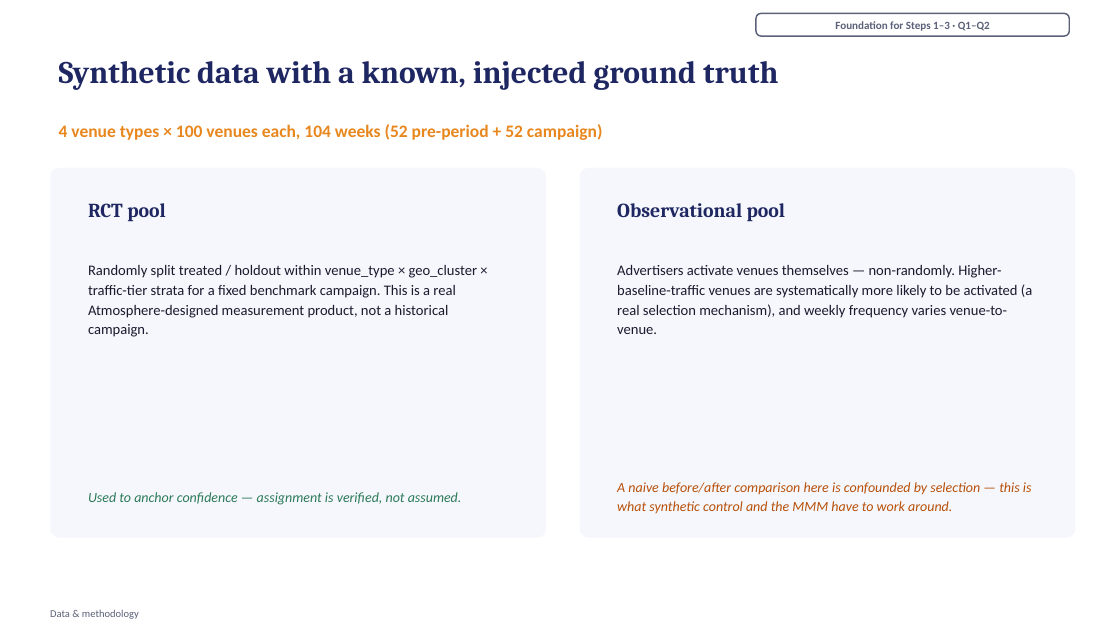
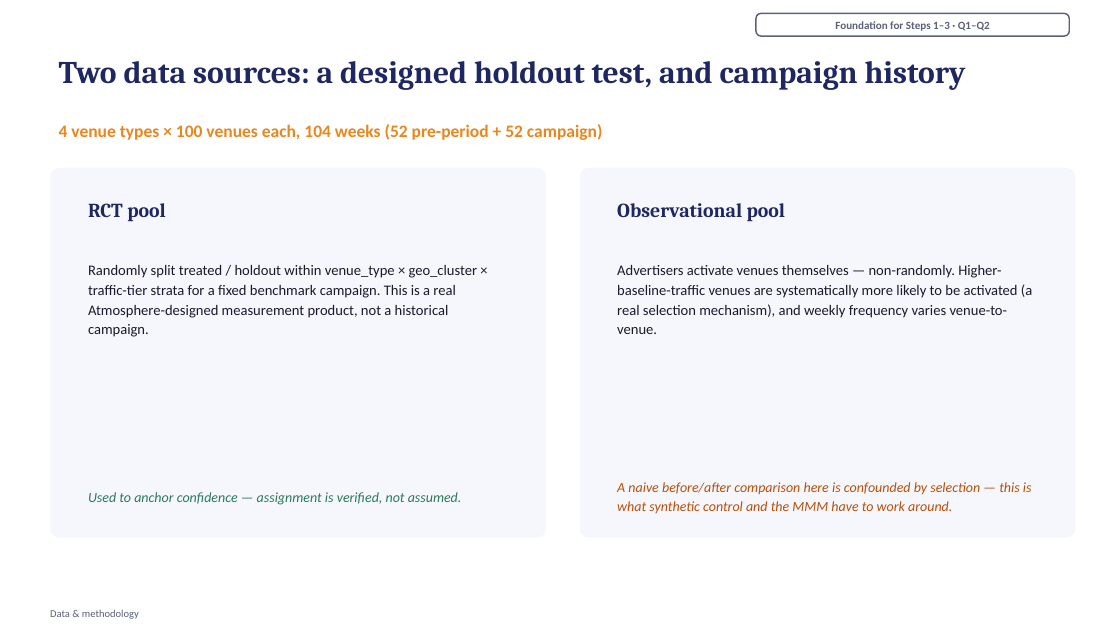
Before and after one commit to crystal1361/atmosphere-dooh-measurement, a slide deck: slide 6 of deck/AtmosphereTV_DOOH_Measurement.pptx. Drawn at 1120x630 pixels with LibreOffice and Linux fonts; fonts in the diff are those of the drawing. Boxes give left, top, right and bottom in pixels: in the first picture for what was removed or moved away, otherwise in the second. Text is boxed around its words. In the diff, an @@ line names an element or a change of style, - is before the commit and + after.

```diff
--- a/deck/AtmosphereTV_DOOH_Measurement.pptx
+++ b/deck/AtmosphereTV_DOOH_Measurement.pptx
@@ text at (x1=59, y1=61, x2=966, y2=90): text changed @@
-Synthetic data with a known, injected ground truth
+Two data sources: a designed holdout test, and campaign history
```
Also in this commit, not shown: 2 other slides changed, 2 other files.
